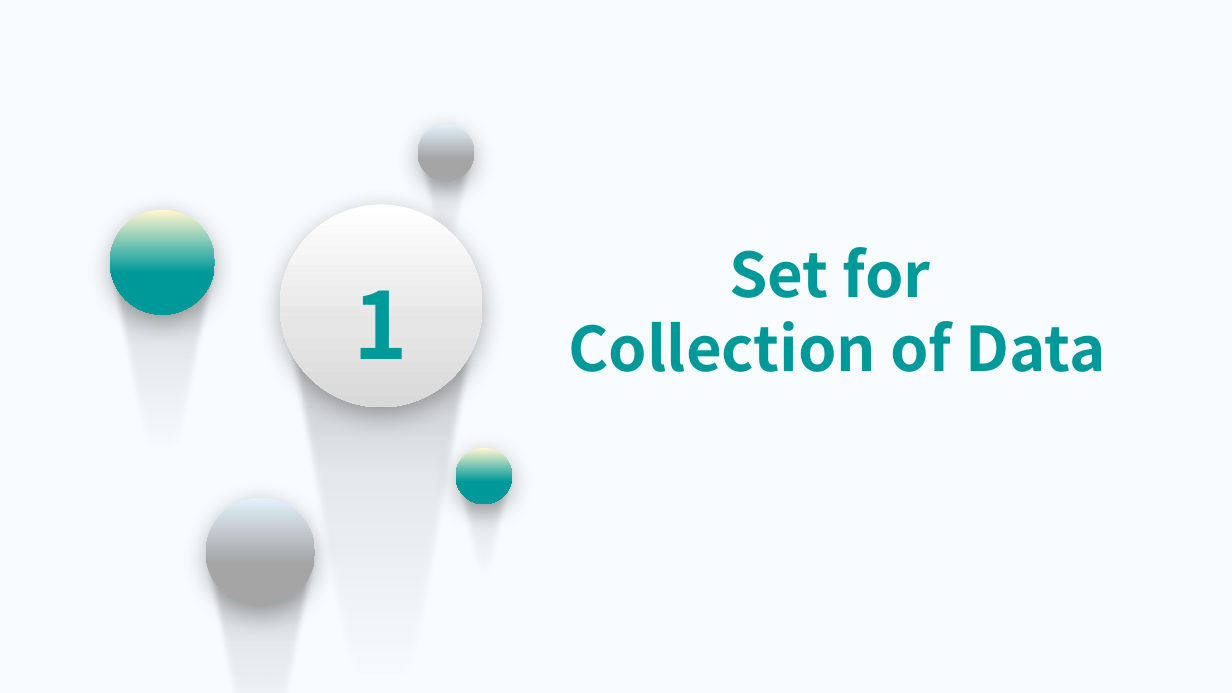
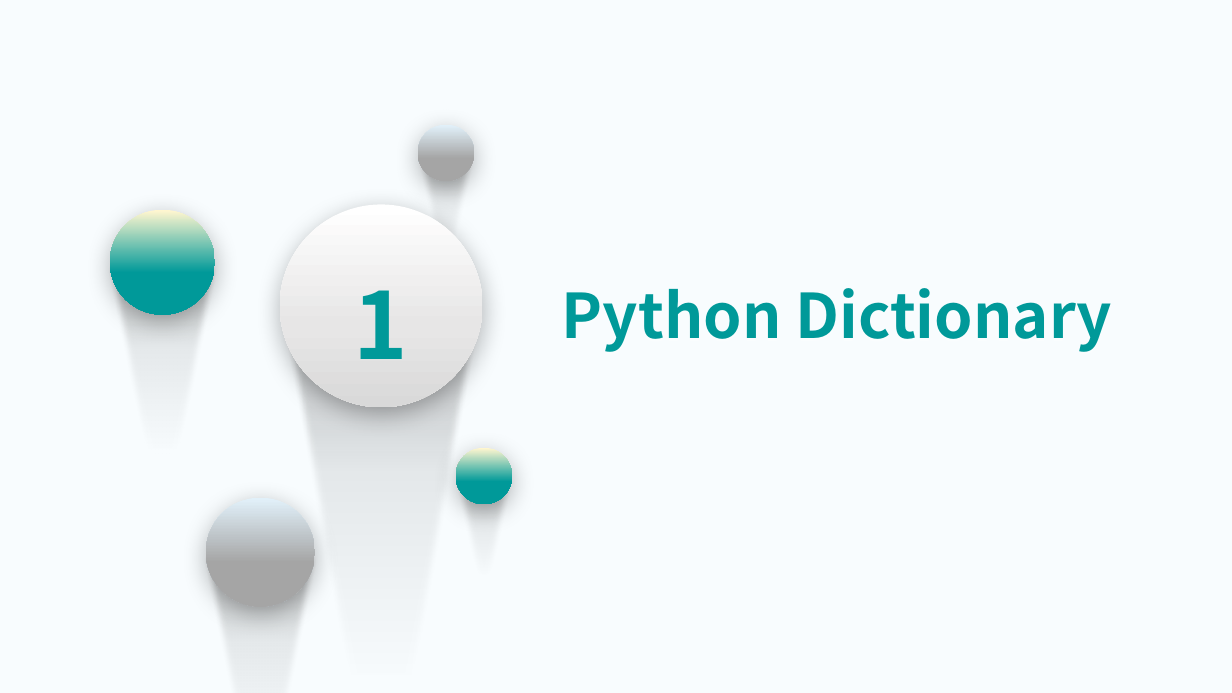
Before and after one commit to jianchentech/PythonLesson, a slide deck: slide 2 of pythonBeginnerLecture/PythonPart10.pptx. Drawn at 1232x693 pixels with LibreOffice and Linux fonts; fonts in the diff are those of the drawing; background and template pictures are left out. Boxes give left, top, right and bottom in pixels: in the first picture for what was removed or moved away, otherwise in the second. Text is boxed around its words. In the diff, an @@ line names an element or a change of style, - is before the commit and + after.

Commit message:
Commit lecture 10

```diff
--- a/pythonBeginnerLecture/PythonPart10.pptx
+++ b/pythonBeginnerLecture/PythonPart10.pptx
@@ text at box(562, 288, 1112, 352): text changed @@
-Set for
-Collection of Data
+Python Dictionary
```
Also in this commit, not shown: 2 other slides changed, 15 slides added, 11 slides removed.
